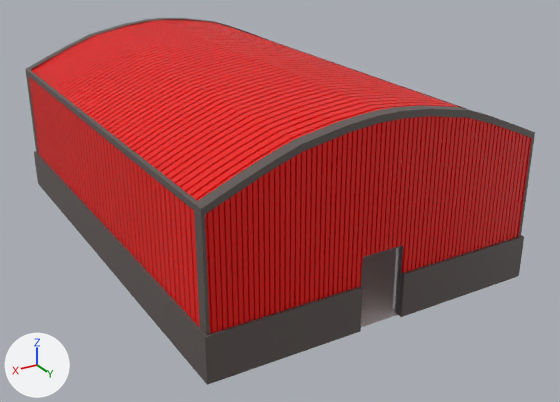
Before and after pictures for a commit that changed the COLLADA model src/drivers/gazeboserver/models/hangar/meshes/hangar.dae.
Before and after are seen from a 50 mm camera at (15.2, 30.6, 14.8) aimed at (-0.7, 4.0, 1.5). The lights are fixed; the arrows at lower left show +X, +Y and +Z. Where no turn or scale is listed for an object, it has been applied to the vertices.
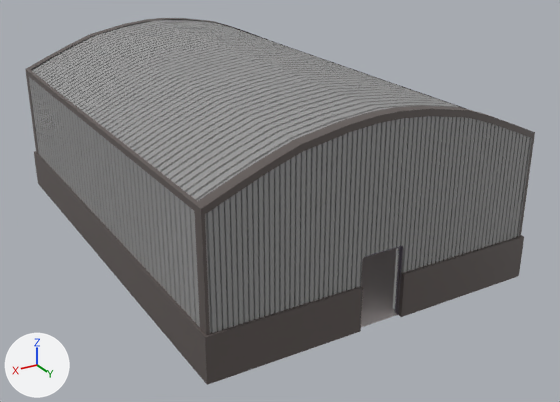
What changed in the scene script:
```text
Change mat_rojo:
    mat_rojo.base_color: (0.8, 0.00199, 0.0) -> (0.304, 0.304, 0.304)  # red #e70700 -> grey #969696
```

Where the change shows, as pixel boxes (x1, y1, x2, y2) in the pictures (560 x 402 px):
'Plane_021', recoloured (red to grey): (205, 116, 532, 333) in both
'Plane_020', recoloured (red to grey): (31, 19, 462, 201) in both
'Plane_023', recoloured (red to grey): (29, 77, 200, 327) in both
